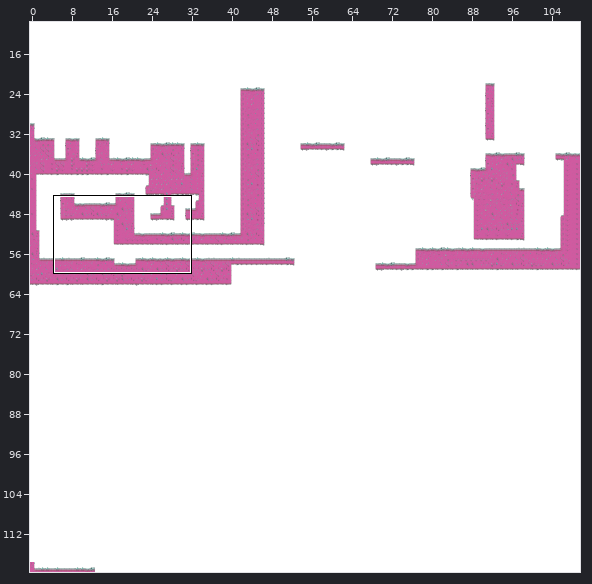
Tiled map, stored at res/maps/spacemap.tmx. The picture above shows the old version from afar; the outline marks the close-up.
Close-up. Old version:
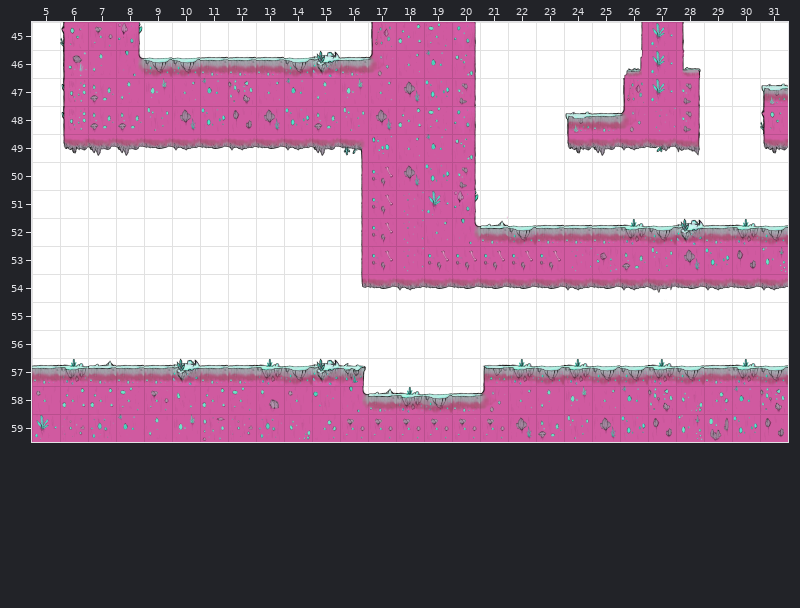
Cells are 64x64 px. Shown: x 5..31, y 45..59. The commit also changed other parts of the map, which this record leaves out. The old version is drawn lined up with the new one.
Once edited:
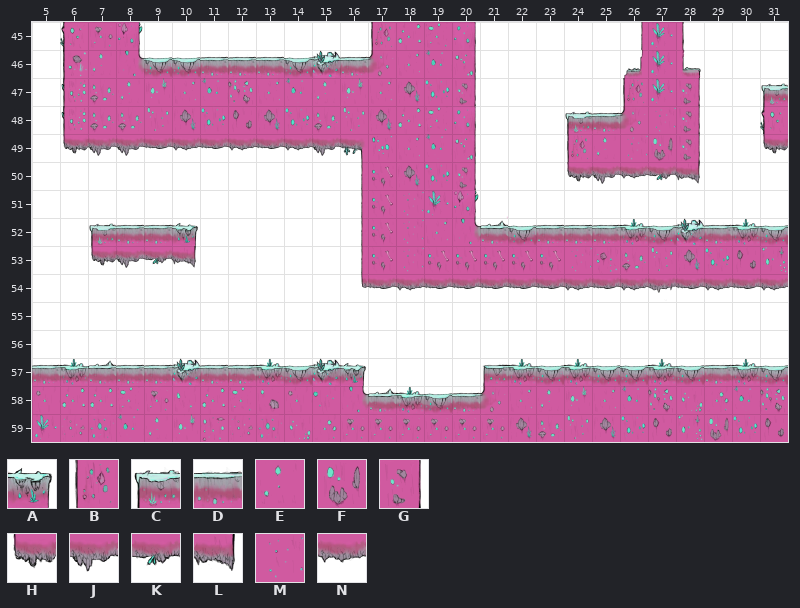
Key: from "tiledmap_final": A 10, B 31, C 54, D 55, E 105, F 136, G 137, H 154, J 155, K 161, L 162, M 183, N 208.
_ is an empty cell.
Changes in this commit:
map size 400x120 -> 200x70 cells
Layer "Tiles":
y 49: x 24..28 HJNKL -> BEMFG
y 50: x 24..28 _____ -> HJNKL
y 52: x 7..10 ____ -> CDDA
y 53: x 7..10 ____ -> HJKL
Boxes around the changes in both close-ups, in picture pixels (x1, y1, x2, y2):
changed: (566, 134, 700, 184)
added: (89, 223, 198, 268)
